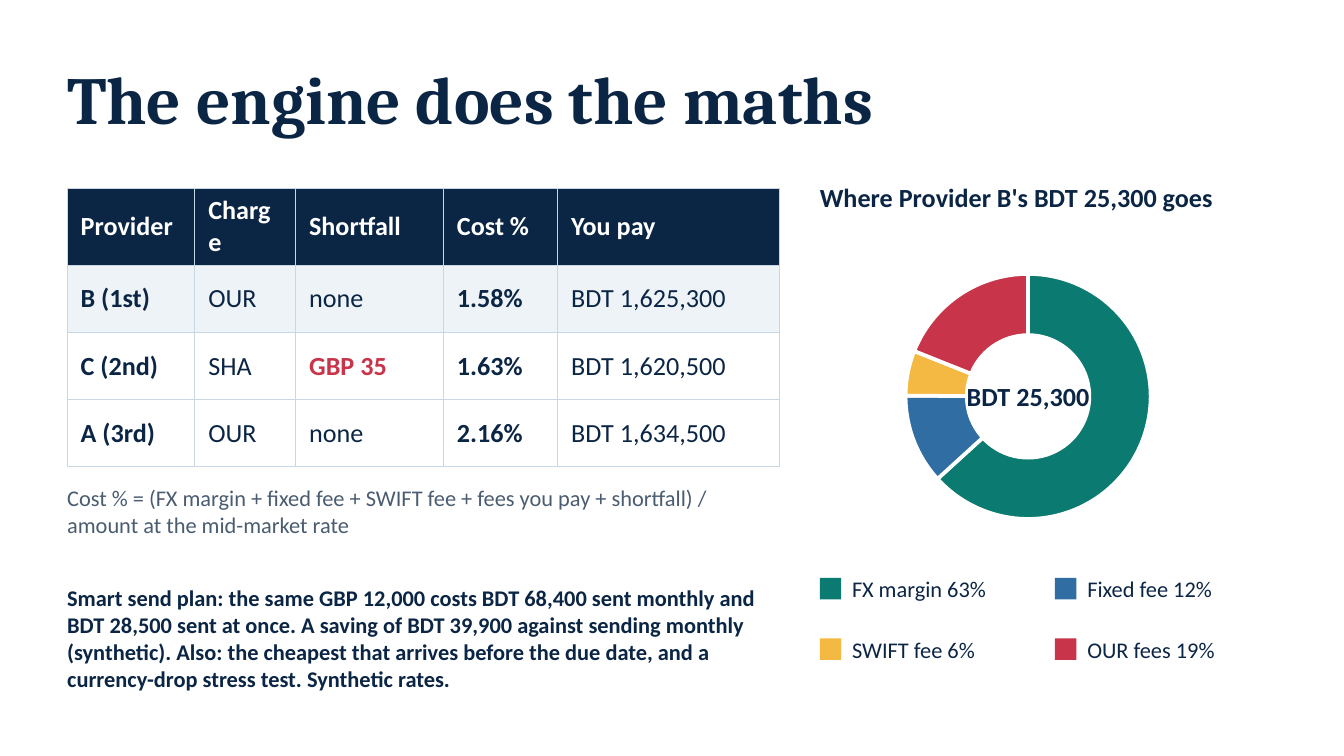
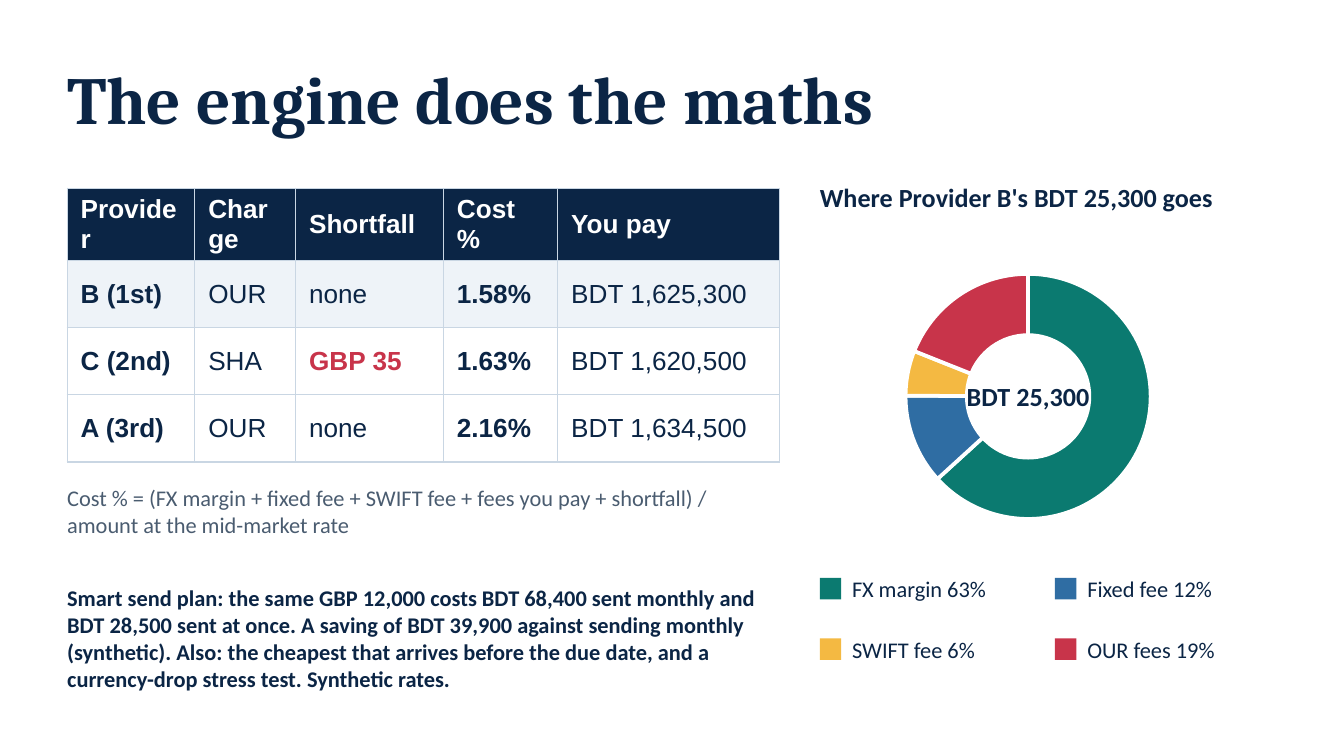
Before and after one commit to NoobCrow/StudyRoute, a slide deck: slide 6 of submission/StudyRoute_Deck.pptx. Drawn at 1344x756 pixels with LibreOffice and Linux fonts; fonts in the diff are those of the drawing. Boxes give left, top, right and bottom in pixels: in the first picture for what was removed or moved away, otherwise in the second. Text is boxed around its words. In the diff, an @@ line names an element or a change of style, - is before the commit and + after.

```diff
--- a/submission/StudyRoute_Deck.pptx
+++ b/submission/StudyRoute_Deck.pptx
@@ table at [67,188,780,629] @@
@@ font Calibri to Arial @@
```
Also in this commit, not shown: 6 other slides changed, 1 slide added, 7 other files.
